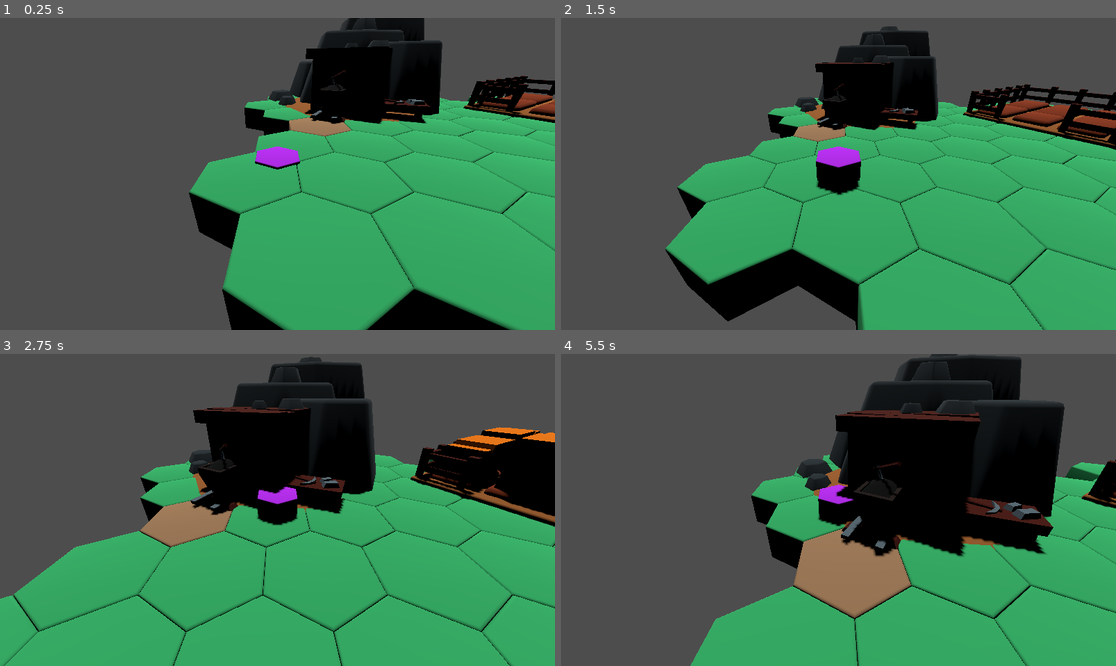
Above: before the commit, frames 1-4 (two rows, left to right).
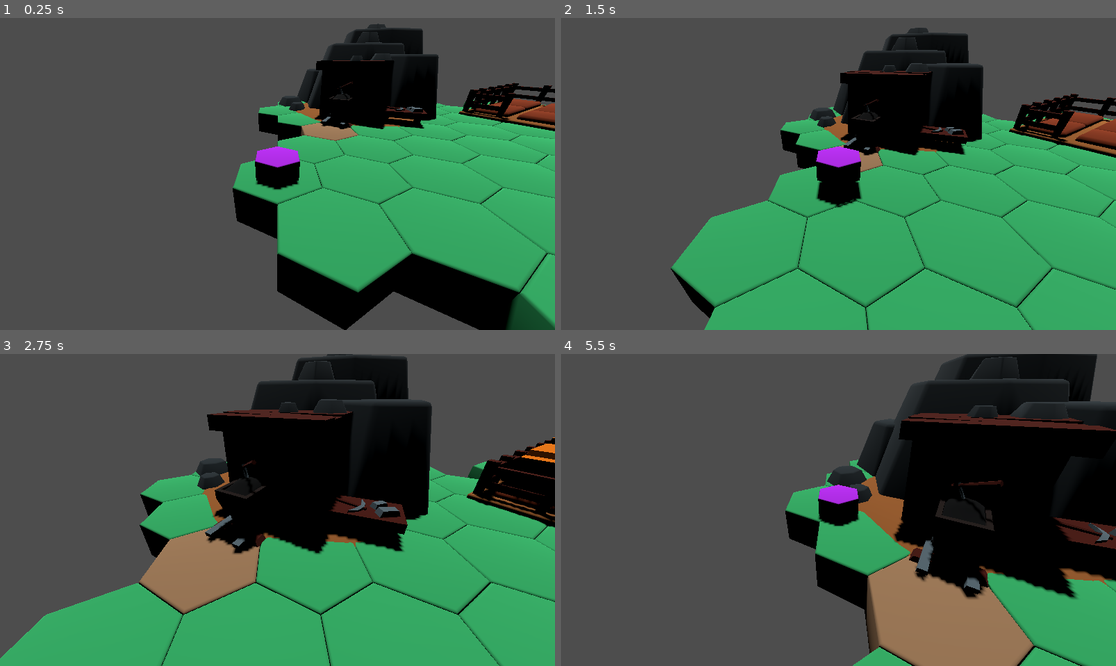
Above: after the commit, the same moments.

Repository: torbenvanassche/SlimeVillage
Game: Godot game, scene res://scenes/game_scene.tscn
The game is run twice, just before and just after one commit, with the same random seed, the same clock (stepped at 60 frames per second) and the same inputs.
Inputs (mouse positions are in pixels of both pictures, inside the frame that each line leads up to):
- Up to frame 1 (0.25 s): no input
- Up to frame 2 (1.5 s): tap Enter at 0.5 s; move the mouse to (960, 158) at 0.52 s; click (960, 158) at 0.6 s; drag from (727, 189) to (810, 236) at 1.27 s
- Up to frame 3 (2.75 s): tap Space at 2 s; move the mouse to (333, 441) at 2.02 s; tap Mouse wheel down (scroll_wheel_down) at 2.1 s; click (333, 441) at 2.17 s
- Up to frame 4 (5.5 s): drag from (810, 572) to (672, 463) at 2.77 s; tap Enter at 3.5 s; move the mouse to (1005, 556) at 3.52 s; hold V 3.53-4.25 s; click (1005, 556) at 3.67 s; drag from (672, 463) to (755, 432) at 4.27 s; move the mouse to (866, 510) at 5.02 s; right-click (866, 510) at 5.1 s; click (866, 510) at 5.17 s

The runs differ from the first frame. In frame 1, 21% of the frame differs, in the area x 34-100%, y 0-100%; in frame 2, 24%; in frame 3, 28%; in frame 4, 37%, in the area x 23-100%, y 0-100%.

Commit message:
minor changes to game scene loading

Diff:
--- a/scenes/game_scene.tscn
+++ b/scenes/game_scene.tscn
@@ -8,6 +8,7 @@
 [ext_resource type="PackedScene" uid="uid://cuqpjlp4i7pkb" path="res://scenes/components/camera.tscn" id="7_ca8bl"]
 [ext_resource type="PackedScene" uid="uid://4obto2tpb0v3" path="res://scenes/base_scenes/pause_menu.tscn" id="8_11yd1"]
 [ext_resource type="Script" path="res://scenes/root_ui_reference.gd" id="8_j5ewb"]
+[ext_resource type="PackedScene" uid="uid://biskqk7fhub6i" path="res://scenes/locations/forest.tscn" id="8_n4nn3"]
 
 [node name="Node" type="Node3D" node_paths=PackedStringArray("scenes", "initial_scene")]
 process_mode = 3
@@ -33,6 +34,8 @@
 [node name="CameraRoot" parent="Player" instance=ExtResource("7_ca8bl")]
 unique_name_in_owner = true
 
+[node name="Forest" parent="." instance=ExtResource("8_n4nn3")]
+
 [node name="DirectionalLight3D" type="DirectionalLight3D" parent="."]
 process_mode = 1
 transform = Transform3D(1, 0, 0, 0, -0.335797, 0.941934, 0, -0.941934, -0.335797, 0, 6.83928, -3.43085)
--- a/scenes/locations/forest.tscn
+++ b/scenes/locations/forest.tscn
@@ -1,9 +1,7 @@
-[gd_scene load_steps=3 format=3 uid="uid://biskqk7fhub6i"]
+[gd_scene load_steps=2 format=3 uid="uid://biskqk7fhub6i"]
 
 [ext_resource type="Script" path="res://scripts/hex_generator/hex_grid_with_items.gd" id="1_0dns3"]
-[ext_resource type="PackedScene" uid="uid://cjp0uom8wknwx" path="res://scenes/components/hex.tscn" id="2_eooex"]
 
 [node name="Forest" type="Node3D"]
 script = ExtResource("1_0dns3")
-hex_tile_node = ExtResource("2_eooex")
 hex_tiles = Array[Resource("res://scripts/resources/tile_data.gd")]([null])
--- a/scripts/Tile.gd
+++ b/scripts/Tile.gd
@@ -32,7 +32,7 @@
 	var q = PhysicsRayQueryParameters3D.create(self.global_position  + Vector3(0, 5, 0), self.global_position - Vector3(0, 5, 0))
 
 	var result = space_state.intersect_ray(q)
-	if result and result.collider.get_parent() is Tile:
+	if result:
 		surface_point = result.position
 
 func _execute_internal(_camera, _event, _pos, _normal, _shape_idx):
--- a/scripts/player.gd
+++ b/scripts/player.gd
@@ -13,7 +13,7 @@
 	if timer.is_stopped():
 		timer.start()
 
-func set_position_to_current_tile(tile: Tile):
+func set_position_to_current_tile(tile: Tile = current_tile):
 	current_tile = tile
 	self.global_position = current_tile.surface_point
 
@@ -33,7 +33,8 @@
 	timer.timeout.connect(_on_time)
 
 	if not current_tile:
-		current_tile = find_location()
+		set_position_to_current_tile(find_location())
+
 
 	GlobalEvents.resource_location_interaction.connect(func(x): print(x))
 
Not shown: 1 places in scenes/game_scene.tscn that only renumber resources
